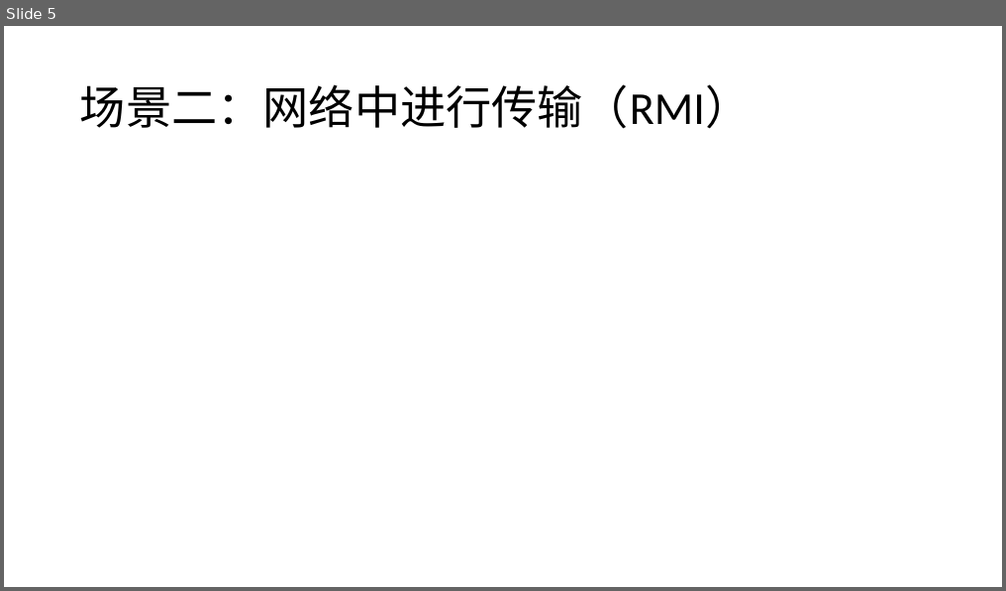
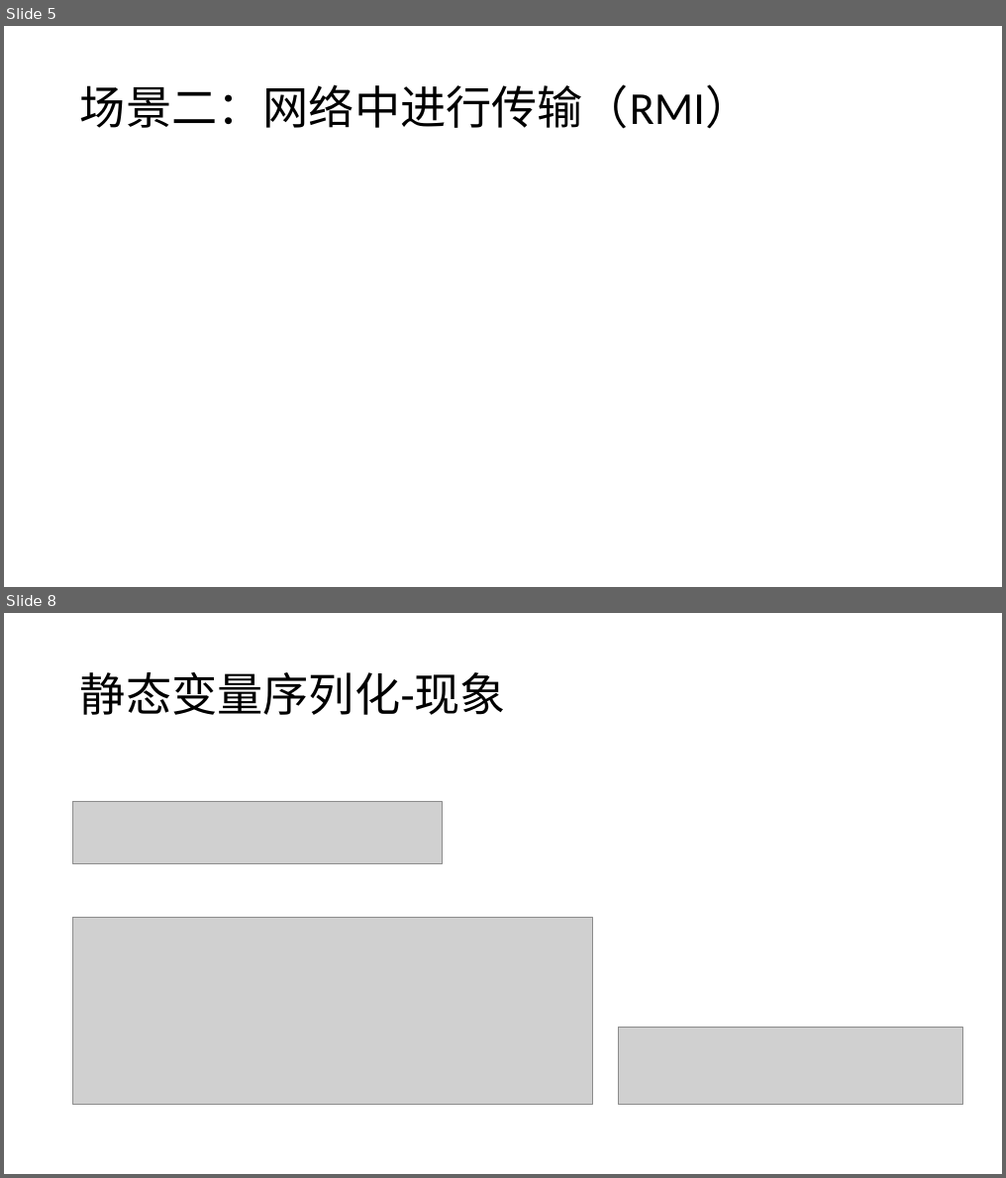
Before and after one commit to lanlanlanlanlanchengzhu/IdeaProjectsGit, a slide deck: doc/Java序列化 .pptx. Shown one above the other, each under a label of ours: slide 5 before the commit, slides 5 and 8 after it; the slides between them are not shown. The pictures are 1006x591 and 1006x1178 pixels, drawn with LibreOffice and Linux fonts; fonts in the diff are those of the drawing; grey boxes stand for pictures. Boxes give left, top, right and bottom in pixels: in the first picture for what was removed or moved away, otherwise in the second. Text is boxed around its words. In the diff, an @@ line names an element or a change of style, - is before the commit and + after.

Commit message:
序列化PPT

```diff
--- a/doc/Java序列化 .pptx
+++ b/doc/Java序列化 .pptx
@@ slide 8 added at (4, 613, 1002, 1174), background #FFFFFF @@
@@ title added at (80, 672, 506, 715), 44 pt, text #000000 @@
+静态变量序列化-现象
@@ picture added at (73, 801, 443, 863) @@
@@ picture added at (73, 917, 593, 1105) @@
@@ picture added at (618, 1027, 962, 1105) @@
```
Also in this commit, not shown: 1 slide changed, 3 other slides added, 7 other files.
